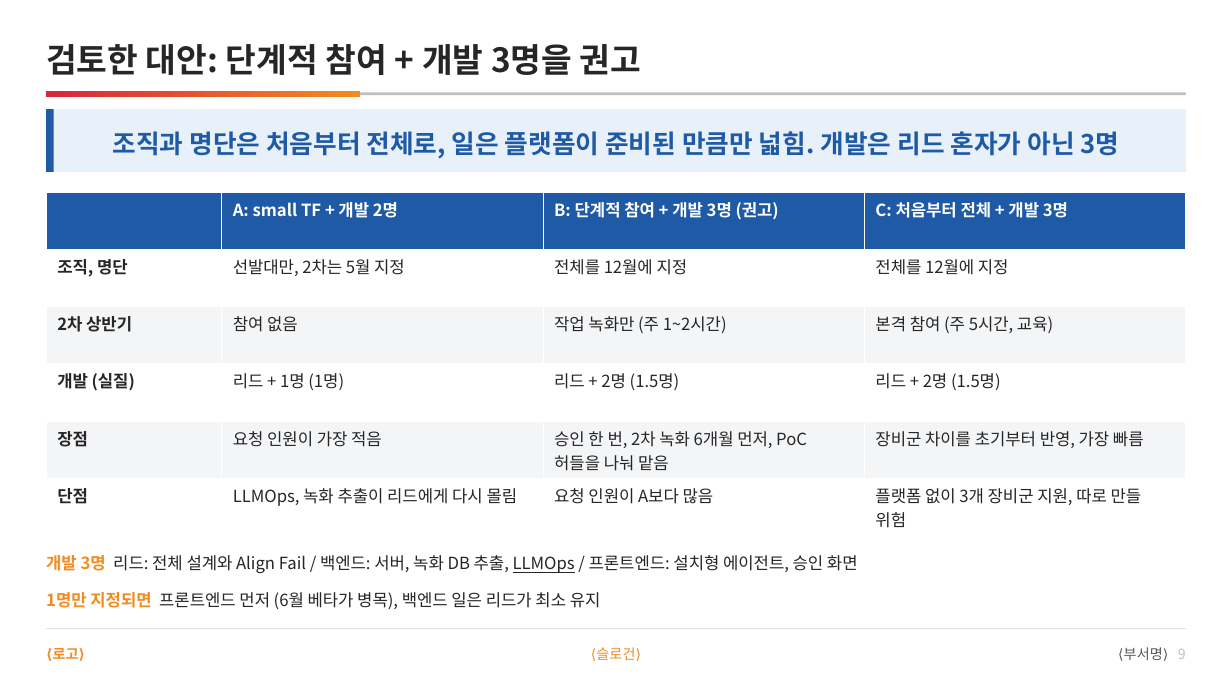
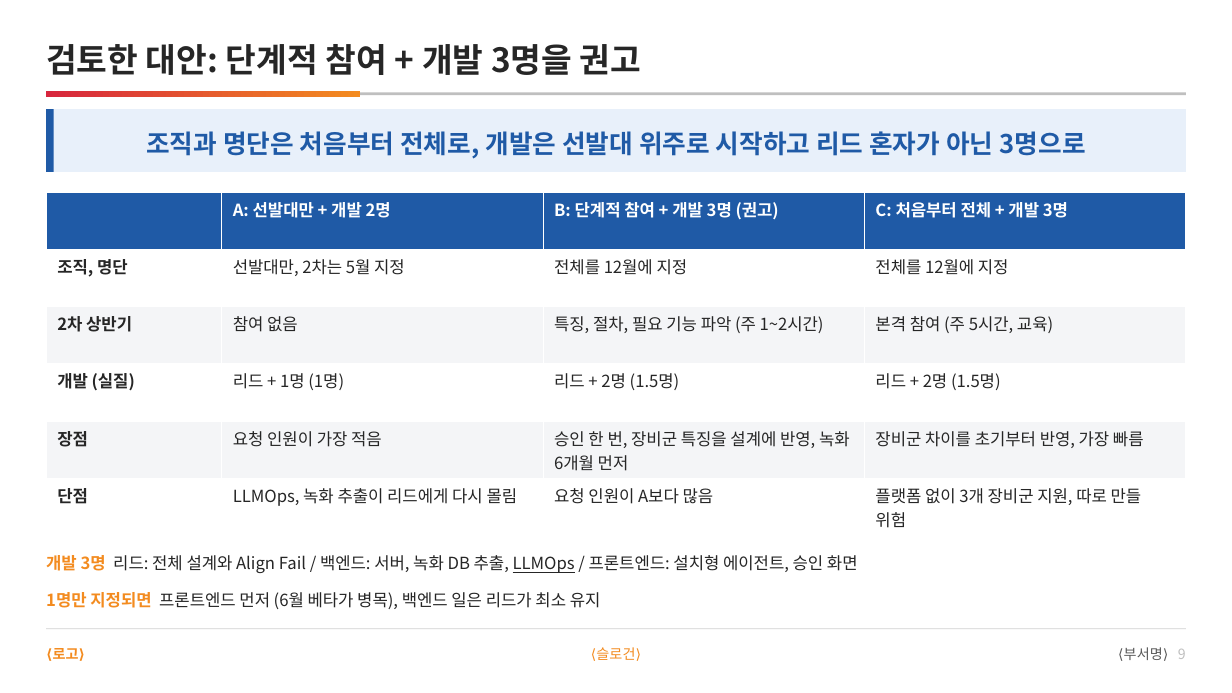
Before and after one commit to DarrenKoi/pm_notes, a slide deck: slide 9 of my-task/arc-tf/deliverables/arc-tf-team-full.pptx. Drawn at 1232x693 pixels with LibreOffice and Linux fonts; fonts in the diff are those of the drawing. Boxes give left, top, right and bottom in pixels: in the first picture for what was removed or moved away, otherwise in the second. Text is boxed around its words. In the diff, an @@ line names an element or a change of style, - is before the commit and + after.

```diff
--- a/my-task/arc-tf/deliverables/arc-tf-team-full.pptx
+++ b/my-task/arc-tf/deliverables/arc-tf-team-full.pptx
@@ text at (146,131,1086,159): text changed @@
-조직과 명단은 처음부터 전체로, 일은 플랫폼이 준비된 만큼만 넓힘. 개발은 리드 혼자가 아닌 3명
+조직과 명단은 처음부터 전체로, 개발은 선발대 위주로 시작하고 리드 혼자가 아닌 3명으로
@@ table at (46,192,1187,536) @@
-row 1, column 2: A: small TF + 개발 2명
+row 1, column 2: A: 선발대만 + 개발 2명
-row 3, column 3: 작업 녹화만 (주 1~2시간)
+row 3, column 3: 특징, 절차, 필요 기능 파악 (주 1~2시간)
-row 5, column 3: 승인 한 번, 2차 녹화 6개월 먼저, PoC 허들을 나눠 맡음
+row 5, column 3: 승인 한 번, 장비군 특징을 설계에 반영, 녹화 6개월 먼저
```
Also in this commit, not shown: 5 other slides changed, 13 other files.
